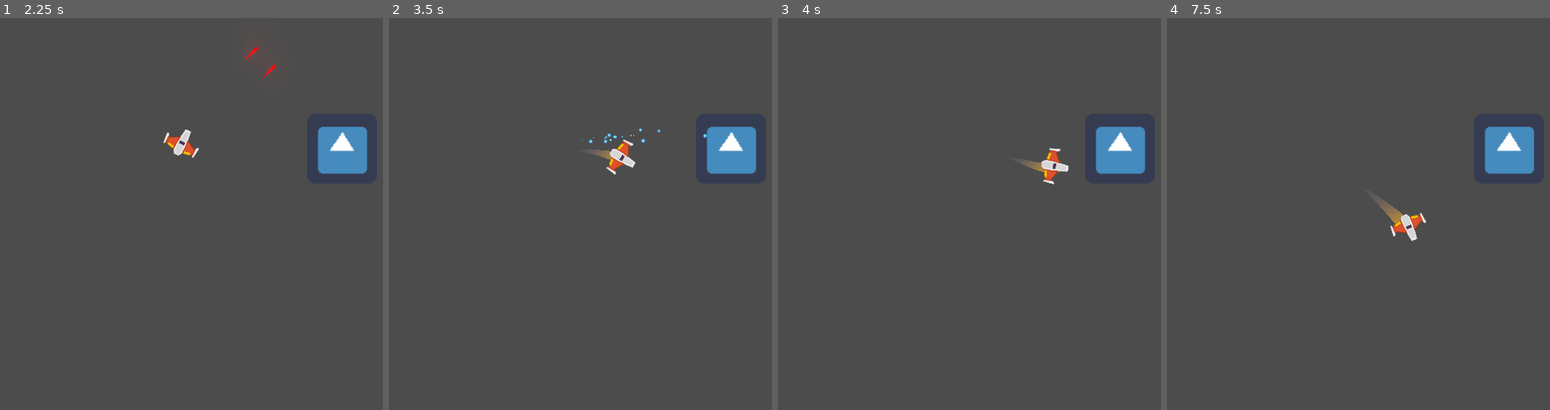
Above: before the commit, frames 1-4 (left to right).
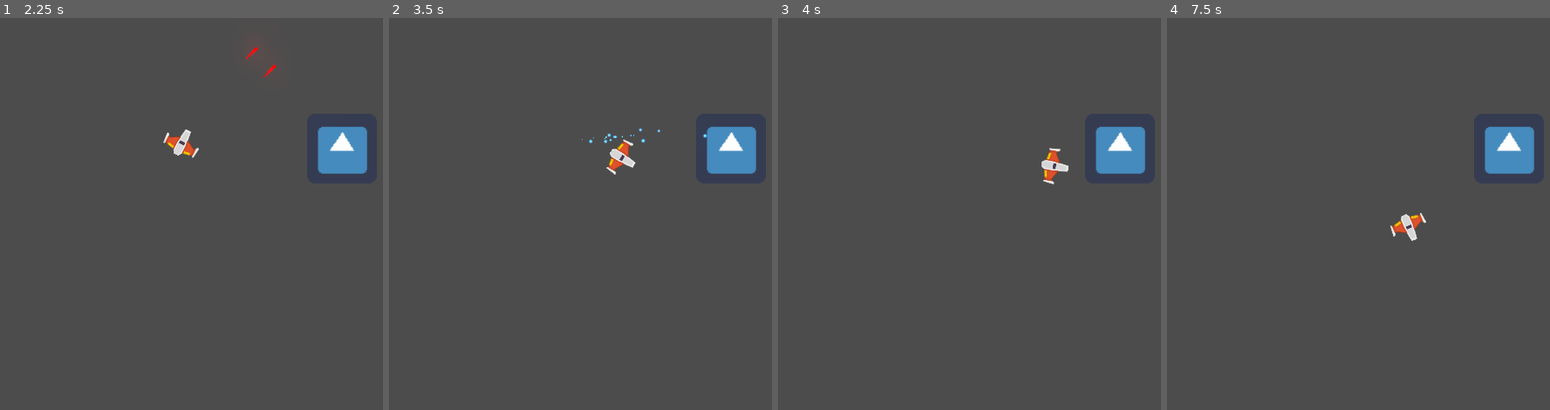
Above: after the commit, the same moments.

Repository: NicolasZGH/Meteoritos_Juego
Game: Godot game, scene res://Juego/Niveles/NivelTest.tscn
The game is run twice, just before and just after one commit, with the same random seed, the same clock (stepped at 60 frames per second) and the same inputs. The engine's default icon, where the game draws it, is replaced by a stand-in: a white triangle on a blue panel in a dark square.
Inputs (mouse positions are in pixels of both pictures, inside the frame that each line leads up to):
- Up to frame 1 (2.25 s): move the mouse to (outside the picture) at 0.52 s; hold D (Derecha) 0.53-1.28 s; hold S (Atrás) 0.53-1.28 s; move the mouse to (210, 233) at 1.27 s; hold A (Izquierda) 1.28-2.03 s; tap S (Atrás) at 1.35 s; move the mouse to (outside the picture) at 2.02 s; hold D (Derecha) from 2.03 s (still down); hold Space (disparo_principal) from 2.03 s (still down)
- Up to frame 2 (3.5 s): tap S (Atrás) at 2.3, 3.05 s; move the mouse to (703, 292) at 2.77 s; release D (Derecha) at 2.78 s; release Space (disparo_principal) at 2.78 s; hold W (Adelante) from 2.78 s (still down); right-click (703, 292) at 2.85 s
- Up to frame 3 (4 s): move the mouse to (outside the picture) at 3.52 s; release W (Adelante) at 3.53 s; hold A (Izquierda) from 3.53 s (still down); hold S (Atrás) from 3.53 s (still down)
- Up to frame 4 (7.5 s): move the mouse to (1304, 155) at 4.27 s; release S (Atrás) at 4.28 s; tap S (Atrás) at 4.35, 5.3, 6.05, 7.35 s; move the mouse to (outside the picture) at 5.02 s; hold Space (disparo_principal) 5.03-5.78 s; move the mouse to (1412, 116) at 5.77 s; release A (Izquierda) at 5.78 s; hold D (Derecha) 5.78-6.53 s; right-click (1412, 116) at 5.85 s; move the mouse to (outside the picture) at 6.52 s; hold W (Adelante) 6.53-7.28 s; hold S (Atrás) 6.53-7.28 s; move the mouse to (1377, 233) at 7.27 s; hold D (Derecha) from 7.28 s (still down)

Frame 1 is identical in both runs. In frame 2, less than 0.1% of the frame differs, in the area x 52-59%, y 33-37%; in frame 3, 0.1%; in frame 4, 0.2%, in the area x 54-62%, y 46-53%.

Commit message:
Actualizacion

Diff:
--- a/Juego/Naves/Players/Player.gd
+++ b/Juego/Naves/Players/Player.gd
@@ -19,6 +19,7 @@
 onready var motor_sfx:Motor = $MotorSFX
 onready var colisionador:CollisionShape2D = $CollisionShape2D
 
+
 # Métodos
 func _integrate_forces(state: Physics2DDirectBodyState) -> void:
 	apply_central_impulse(empuje.rotated(rotation))
@@ -36,6 +37,14 @@
 
 	if event.is_action_released("disparo_secundario"):
 		laser.set_is_casting(false)
+
+	# Control estela del cohete
+	if event.is_action_pressed("Adelante"):
+		estela.set_max_points(estela_maxima)
+		motor_sfx.sonido_on()
+	elif event.is_action_pressed("Atrás"):
+		estela.set_max_points(0)
+		motor_sfx.sonido_off()
 
 func _ready() -> void:
 	controlador_estados(estado_actual)
--- a/Juego/Naves/Players/Player.tscn
+++ b/Juego/Naves/Players/Player.tscn
@@ -99,6 +99,7 @@
 target_path = NodePath("..")
 
 [node name="MotorSFX" parent="." instance=ExtResource( 7 )]
+volume_db = -0.014
 
 [node name="AnimationPlayer" type="AnimationPlayer" parent="."]
 autoplay = "spawn"
